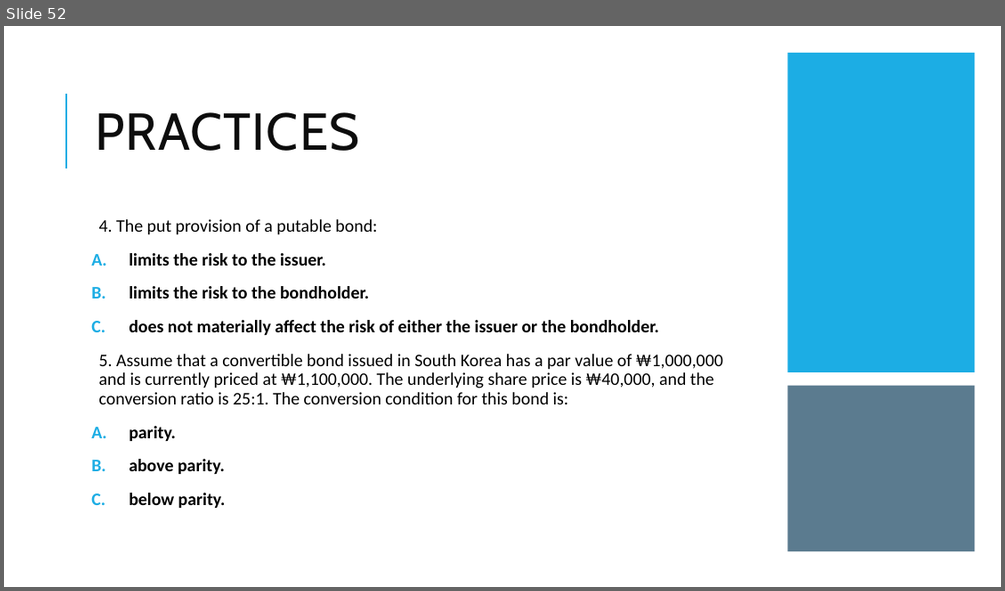
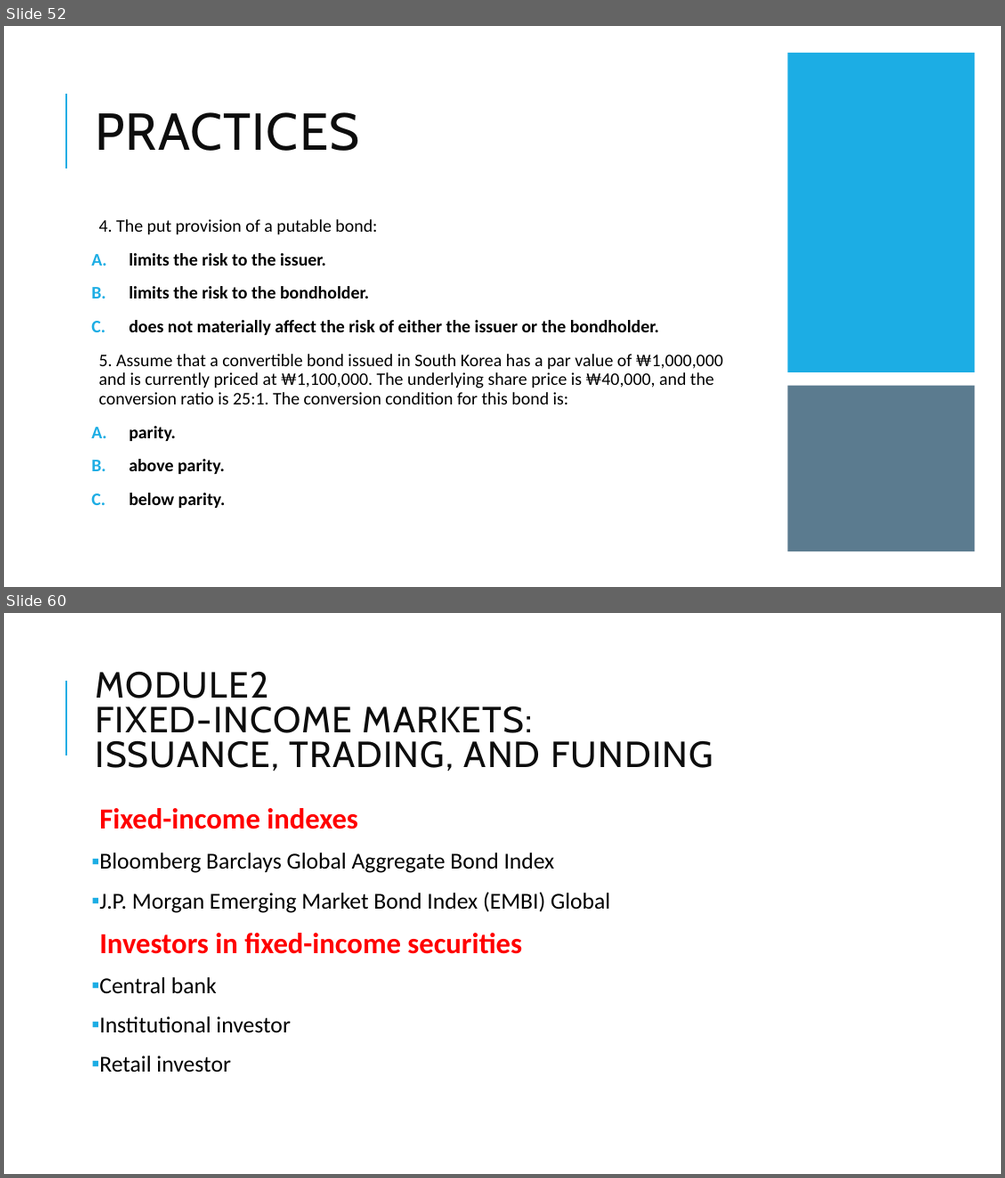
Before and after one commit to Isco0530/data, a slide deck: Fixed Income.pptx. Shown one above the other, each under a label of ours: slide 52 before the commit, slides 52 and 60 after it; the slides between them are not shown. The pictures are 1005x591 and 1005x1178 pixels, drawn with LibreOffice and Linux fonts; fonts in the diff are those of the drawing. Boxes give left, top, right and bottom in pixels: in the first picture for what was removed or moved away, otherwise in the second. Text is boxed around its words. In the diff, an @@ line names an element or a change of style, - is before the commit and + after.

```diff
--- a/Fixed Income.pptx
+++ b/Fixed Income.pptx
@@ slide 60 added at bbox=[4, 613, 1001, 1174], background #FFFFFF; not listed: 1 template element that a slide beside it also shows @@
@@ title added at bbox=[95, 672, 713, 771], 35 pt, text #0D0D0D @@
+MODULE2
+FIXED-INCOME MARKETS:
+ISSUANCE, TRADING, AND FUNDING
@@ text added at bbox=[99, 808, 610, 1071], 22 pt, text #000000 @@
+  Fixed-income indexes
+▪ Bloomberg Barclays Global Aggregate Bond Index
+▪ J.P. Morgan Emerging Market Bond Index (EMBI) Global
+  Investors in fixed-income securities
+▪ Central bank
+▪ Institutional investor
+▪ Retail investor
```
Also in this commit, not shown: 4 slides changed, 7 other slides added, 1 other file.
